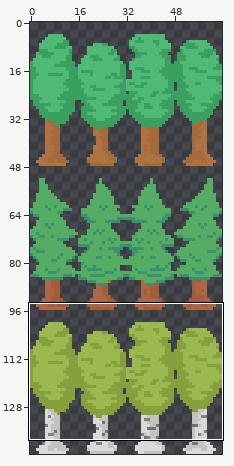
Sprite sheet -- assets/trees.png. Above, an overview of the earlier version with the close-up marked.
Close-up. First the earlier version:
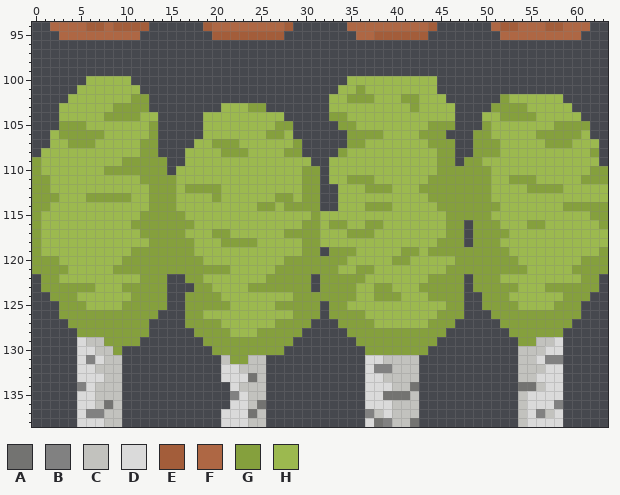
The file is 64x144 pixels. Shown: x 0..63, y 94..138.
Palette (. is transparent): A #737371  B #818181  C #c2c2be  D #dadada  E #a35d3a  F #ae6744  G #85a03d  H #9cb94f
Pixels before, first column x 0:
 94 ..FFFFEEFEEEE......EFFFFFFFFE......FFFFFFFFFE......FEEFFFEEFFF..
 95 ...FFFFFFFFF........EEEEEEEE........FFEEEEEE........FFFFFFFFF...
 96 ................................................................
 97 ................................................................
 98 ................................................................
 99 ................................................................
100 ......HHHHH........................HHHHHHHHHH...................
101 .....HHHHHHH......................HHGHHHHHHHH...................
102 ....HHHHHHHGG....................HHGGGHHHGGHHH......GHHHHHH.....
103 ...HHHHHHGGGG........HHHGG.......HHHHHHHHHGHHHH....GGGGHHHHH....
104 ...HHHHHGGGGHH.....HHHHHHHHH.....GGHHHHHHHHHHHH...HHGGGGHHHHH...
105 ...GGGHHHHHHHG.....HHHHHHHHGG.....GGHHHHHHHHGGG...GHHHHHHHGGGG..
106 ..HGGGGGHHHHHG.....HHHHHHHGGH......GGGGHHHHGGG...GGHHHHHGGGGGH..
107 ..HHGGGHHHHHGG....HHGGGHHHHHHG.....GGHHHHHHHGGG..GGGHHHHHGGGHHH.
108 .HHHHHHHHHHHGG...HHHHGGGHHHHGG....GHHHHHHHHHHGG..GGGHHHHHHHHHHG.
109 GHHHHHHHHHGGGGG..HHHHHHHHHHHHHH..HHHHHHHHHHHHGG.GGHHHHHHHHHHHHH.
110 GHHHHHHHGGGGGGG.HHHHHHHHHHHHHHGG.HHHHHHHHHHHHGGGGGGHHHHHHHHHHHGG
111 GGHHHHHHHHHHGGGGHHHHHHHHHHHHHHGG.HHGGGHHHHHHGGGGGGGHHGGGHHHHHGGG
112 GGHHHHHHHHHHHGGGHGGGGHHHHHHHHHGG..HHHGGGHHHGGGGGGGGHHHHGGGGHHHHH
113 GGGHHHGGGGGHHGGGHHHHGHHHHHHGGHGG..HHHHHHHHHHGGGGGGGHHHHHHHHHHHHH
114 GGHHHHHHHHHHHGGGHHHHHHHHHGGHGGGG..HHHGGGHHHHHGGGGGGGHHHHHHHGGGGG
115 GHHHHHHHHHHHGGGGGHHHHHHHHHHHHHHGHHHHHHHHHHHHHHGGGGGHHHHHHHHHHHGG
116 GHHHHHHHHHHGGGGGGGHHHHHHHHHHHHGGHGGHHGGHHHHHHHGG.GGGHHHGGHHHHHHG
117 GHHHHHHHHHHHGGGGGHHHGGHHHHHHGGGGHHHGGGHHHHHHHHGG.GGGGHHHHHHHHHHH
118 GHHHHHHHHHHHHGGGGGHHHGGGGHHHHHGGHHHHHHHHHHHHHGGG.GGGHHHHHHHHHHHH
119 GHHHHHHHHHHGGGGGGGHHHHHHHHHHHHGG.GGGHHHHHGGHGGGGGGGGGHHHHHHHHHHG
120 GGGHHHHHHHGGGGGGGGGHHHHHHHHHGGGGGGGHHHHHGGHHHHHGGGGGGGHHHHHHHGGG
121 GGGGHHHHHGGGGGGGGGGGGGHHHHHGGGGGGGHHGGHHHHHHHHGGGGGGGGGHHHHHGGGG
122 .GGHHHHHHHHHGGG..GGHHHHHHHGGGGG.GGGGGHHHHHHHGGGG.GGGHHHHHHHHHGG.
123 .GGGGGGHHHGGGGG...GGHHHHGGGGGGG.GGGGHHGGHHHGGGGG.GGGGGHHHGGGGGG.
124 ..GGGHHHHHHGGGG..GGGGHHHHHHHHGGGGGGGHHGGGHHHGGGG..GGGHHHHHHGGG..
125 ...GGGHHHHGGGGG..GGGGGHHHHHGGGGG.GGHHHHHHHHHHHGG..GGGGHHHHGGG...
126 ...GGGGGGGGGGG...GGHHHHHHHHHHGGG.GGGGHHHHHHHHGGG...GGGGGGGGGG...
127 ....GGGGGGGGG....GGGGHHHHHHGGGG...GGGGHHHHHHGGG.....GGGGGGGG....
128 .....GGGGGGGG.....GGGGHHHGGGGG.....GGGGGGGGGGG.......GGGGGG.....
129 .....DCCGGGG.......GGGGGGGGGG.......GGGGGGGGG.........GGCCD.....
130 .....DDCCG..........GGGGGGGG.........GGGGGGG..........CCCDD.....
131 .....DBDCC...........CGGCC...........DDCCCC...........CCDBB.....
132 .....DDCCC...........DDCCC...........DBBCCC...........CCCDD.....
133 .....DDDCC...........DDDAC...........DDCCCC...........CCDDD.....
134 .....BDCCC............DCCC...........DDDCCA...........AACDD.....
135 .....DDCCC............BDCC...........DDAAAC...........CDDDD.....
136 .....DDCAC............DDCA...........DDDCCC...........CDDDB.....
137 .....DBBCC...........DDDAC...........BCDCCC...........CDBCD.....
138 .....DDDCC...........DDDCC...........DABCCA...........CDDDD.....
Now the later version:
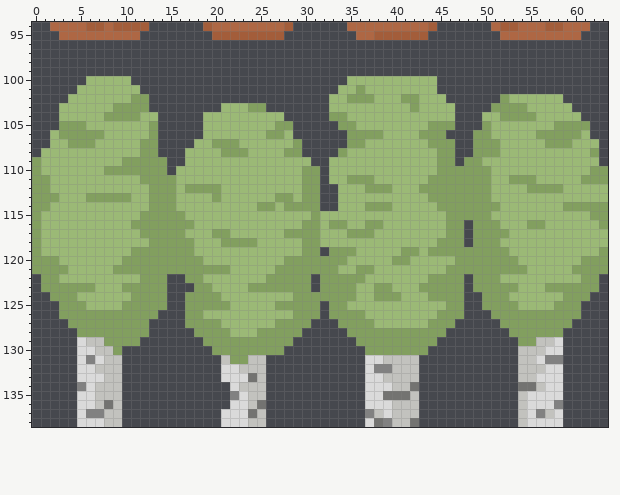
Difference:
Colour G changes from #85a03d to #829f5f.
Colour H changes from #9cb94f to #9bb976.
Pixel boxes of the changes (left, top, right, bottom) in both close-ups:
changed: (32, 76, 608, 364)
